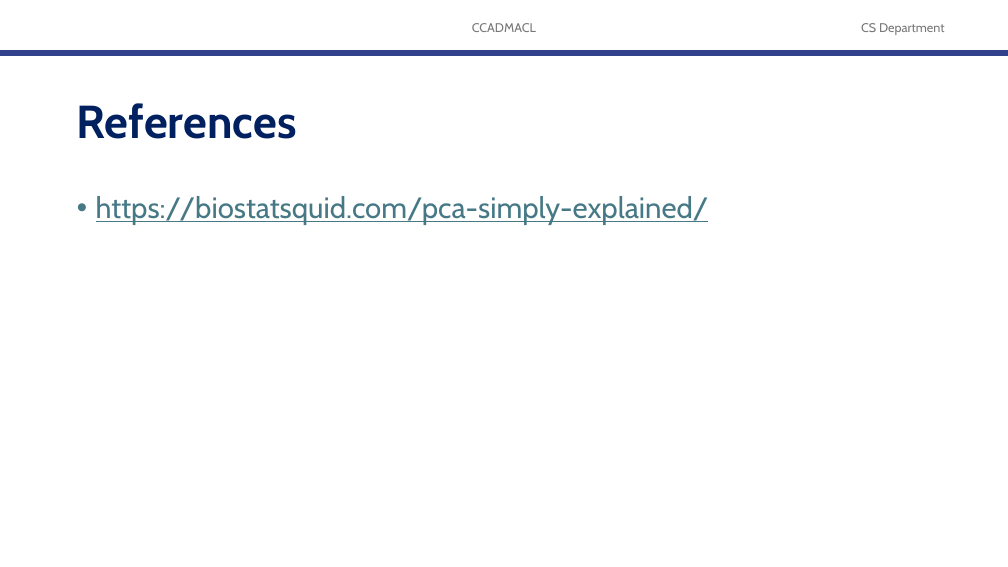
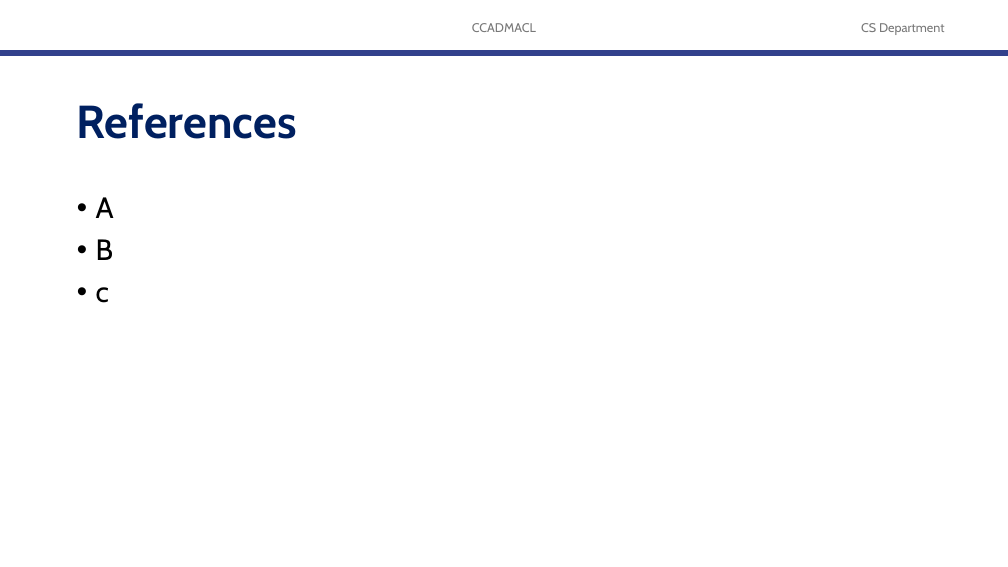
Before and after one commit to robitussin/CCADMACL, a slide deck: slide 50 of 8 - Gaussian Mixture Models/Introduction to Gaussian Mixture Models.pptx (slide 4 before the commit). Drawn at 1008x567 pixels with LibreOffice and Linux fonts; fonts in the diff are those of the drawing; background and template pictures are left out. Boxes give left, top, right and bottom in pixels: in the first picture for what was removed or moved away, otherwise in the second. Text is boxed around its words. In the diff, an @@ line names an element or a change of style, - is before the commit and + after.

```diff
--- a/8 - Gaussian Mixture Models/Introduction to Gaussian Mixture Models.pptx
+++ b/8 - Gaussian Mixture Models/Introduction to Gaussian Mixture Models.pptx
@@ text at [96,197,114,303]: text changed; text colour #467886 to #000000 @@
-• https://biostatsquid.com/pca-simply-explained/
+• A
+• B
+• c
```
Also in this commit, not shown: 2 other slides changed, 46 slides added, 1 other file.
